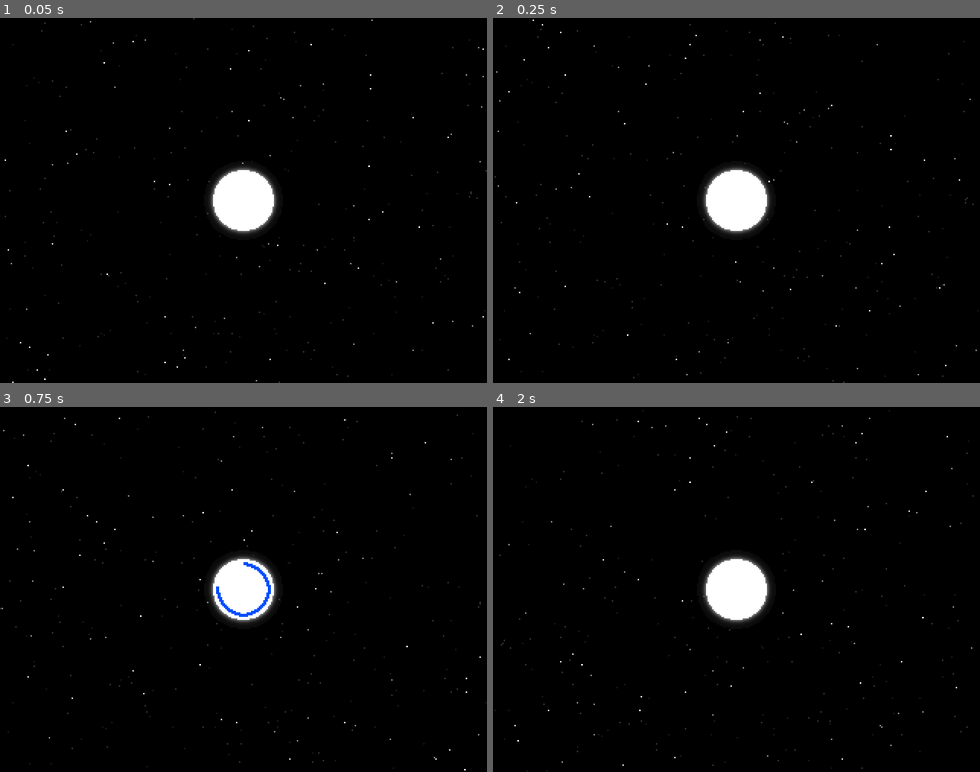
Above: before the commit, frames 1-4 (two rows, left to right).
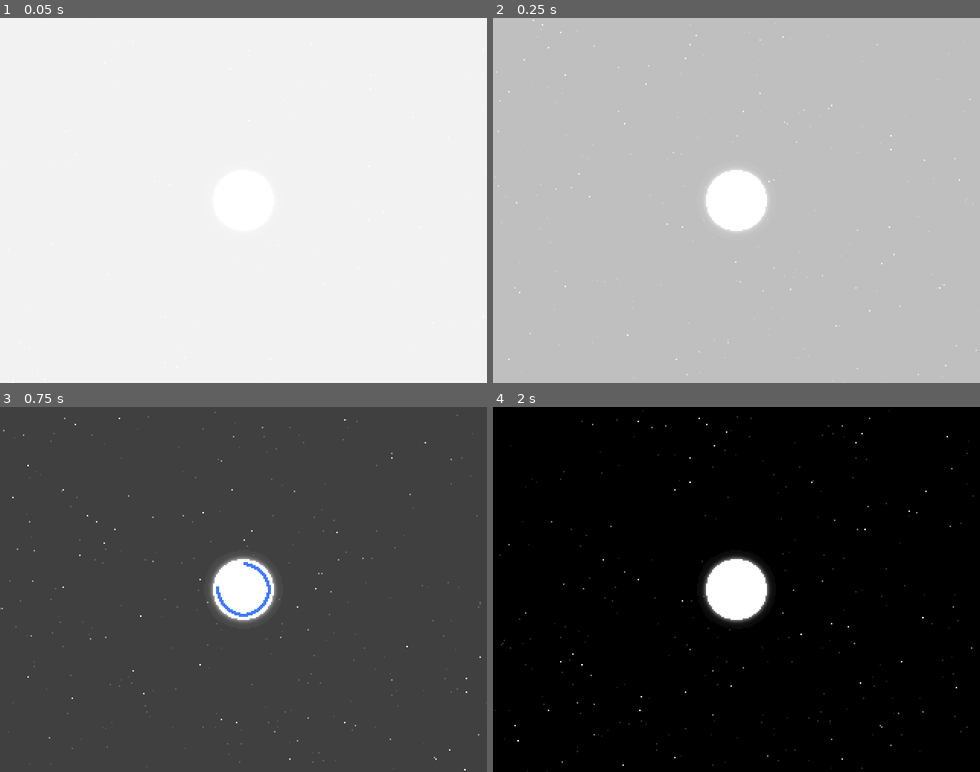
Above: after the commit, the same moments.

Repository: lethiandev/neutron-star
Game: Godot game, scene res://stages/gameplay/gameplay.tscn
Same seed, same stepped clock (60 frames per second), same inputs: the game is played once before the commit and once after it.
Inputs:
- Up to frame 1 (0.05 s): no input
- Up to frame 2 (0.25 s): no input
- Up to frame 3 (0.75 s): tap A (action_a) at 0.6 s
- Up to frame 4 (2 s): tap B (action_b) at 1.35 s

The runs differ from the first frame. In frame 1, 98% of the frame differs, in the area x 0-100%, y 0-100%; in frame 2, 98%; in frame 3, 99%; in frame 4, nothing differs.

Commit message:
Add game end with courtain

Diff:
--- a/src/stages/gameplay/gameplay.gd
+++ b/src/stages/gameplay/gameplay.gd
@@ -66,10 +66,21 @@
 	_handle_star_hit(p_unit)
 
 func _handle_star_hit(p_unit: UnitBase) -> void:
-	health -= 0.30
-
-	last_group = p_unit.unit_group
-	hitted = 0.2
-
+	_set_damage_cooldown(p_unit, 0.2)
+	_take_damage(p_unit)
 	$HitEffectPlayer.play()
 	$Camera2D.shake_high()
+
+func _take_damage(p_from: UnitBase) -> void:
+	health -= 0.30
+	if health < -0.1:
+		_game_failure()
+
+func _set_damage_cooldown(p_from: UnitBase, p_time: float) -> void:
+	last_group = p_from.unit_group
+	hitted = p_time
+
+func _game_failure() -> void:
+	get_tree().set_pause(true)
+	$Interface/Courtain/AnimationPlayer.play("fade_out")
+	yield($Interface/Courtain/AnimationPlayer, "animation_finished")
--- a/src/stages/gameplay/gameplay.tscn
+++ b/src/stages/gameplay/gameplay.tscn
@@ -11,6 +11,37 @@
 [ext_resource path="res://interface/health_bar/health_bar.tscn" type="PackedScene" id=10]
 [ext_resource path="res://stages/gameplay/miss.wav" type="AudioStream" id=11]
 [ext_resource path="res://stages/gameplay/hit.wav" type="AudioStream" id=12]
+
+[sub_resource type="Animation" id=1]
+resource_name = "fade_in"
+tracks/0/type = "value"
+tracks/0/path = NodePath(".:modulate")
+tracks/0/interp = 1
+tracks/0/loop_wrap = true
+tracks/0/imported = false
+tracks/0/enabled = true
+tracks/0/keys = {
+"times": PoolRealArray( 0, 1 ),
+"transitions": PoolRealArray( 1, 1 ),
+"update": 0,
+"values": [ Color( 1, 1, 1, 1 ), Color( 1, 1, 1, 0 ) ]
+}
+
+[sub_resource type="Animation" id=2]
+resource_name = "fade_out"
+length = 2.5
+tracks/0/type = "value"
+tracks/0/path = NodePath(".:modulate")
+tracks/0/interp = 1
+tracks/0/loop_wrap = true
+tracks/0/imported = false
+tracks/0/enabled = true
+tracks/0/keys = {
+"times": PoolRealArray( 1.5, 2.5 ),
+"transitions": PoolRealArray( 1, 1 ),
+"update": 0,
+"values": [ Color( 1, 1, 1, 0 ), Color( 1, 1, 1, 1 ) ]
+}
 
 [node name="GameplayStage" type="Node"]
 script = ExtResource( 2 )
@@ -38,6 +69,20 @@
 margin_right = 192.0
 margin_bottom = 152.0
 
+[node name="Courtain" type="ColorRect" parent="Interface"]
+pause_mode = 2
+modulate = Color( 1, 1, 1, 0 )
+anchor_right = 1.0
+anchor_bottom = 1.0
+__meta__ = {
+"_edit_use_anchors_": false
+}
+
+[node name="AnimationPlayer" type="AnimationPlayer" parent="Interface/Courtain"]
+autoplay = "fade_in"
+anims/fade_in = SubResource( 1 )
+anims/fade_out = SubResource( 2 )
+
 [node name="BackgroundPlayer" type="AudioStreamPlayer" parent="."]
 stream = ExtResource( 3 )
 autoplay = true
@@ -47,10 +92,12 @@
 stream = ExtResource( 11 )
 
 [node name="HitEffectPlayer" type="AudioStreamPlayer" parent="."]
+pause_mode = 2
 stream = ExtResource( 12 )
 volume_db = -10.0
 
 [node name="Camera2D" type="Camera2D" parent="."]
+pause_mode = 2
 position = Vector2( 160, 120 )
 current = true
 script = ExtResource( 7 )
Not shown: 1 places in src/stages/gameplay/gameplay.tscn that only renumber resources
